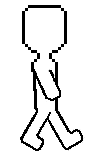
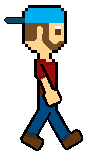
Before/after of a 90 x 157 layered artwork. What changed in the layer stack:
renamed "side_step_1" to "Layer 1", painted on it over box(4, 8, 85, 151)
